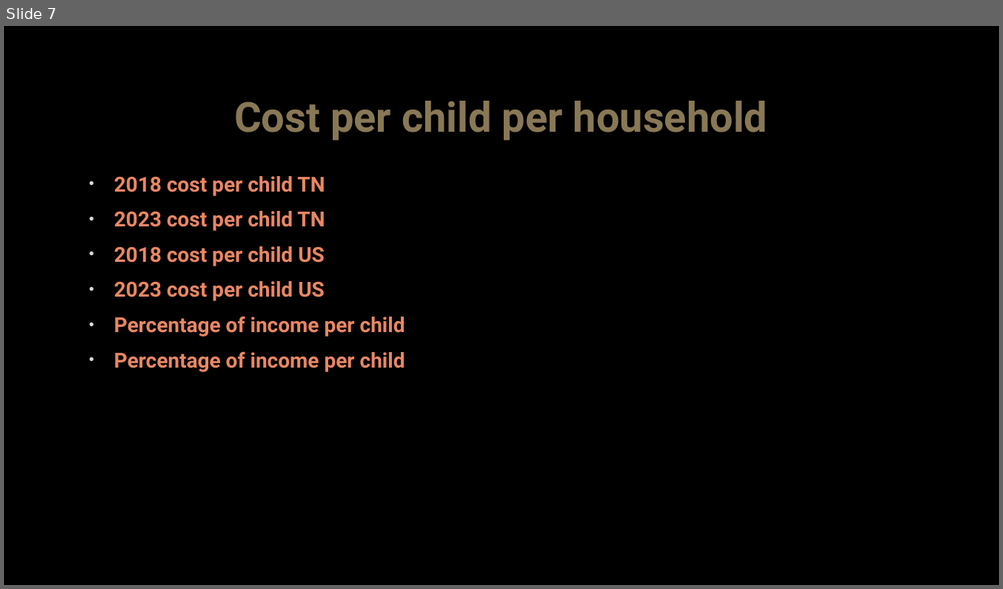
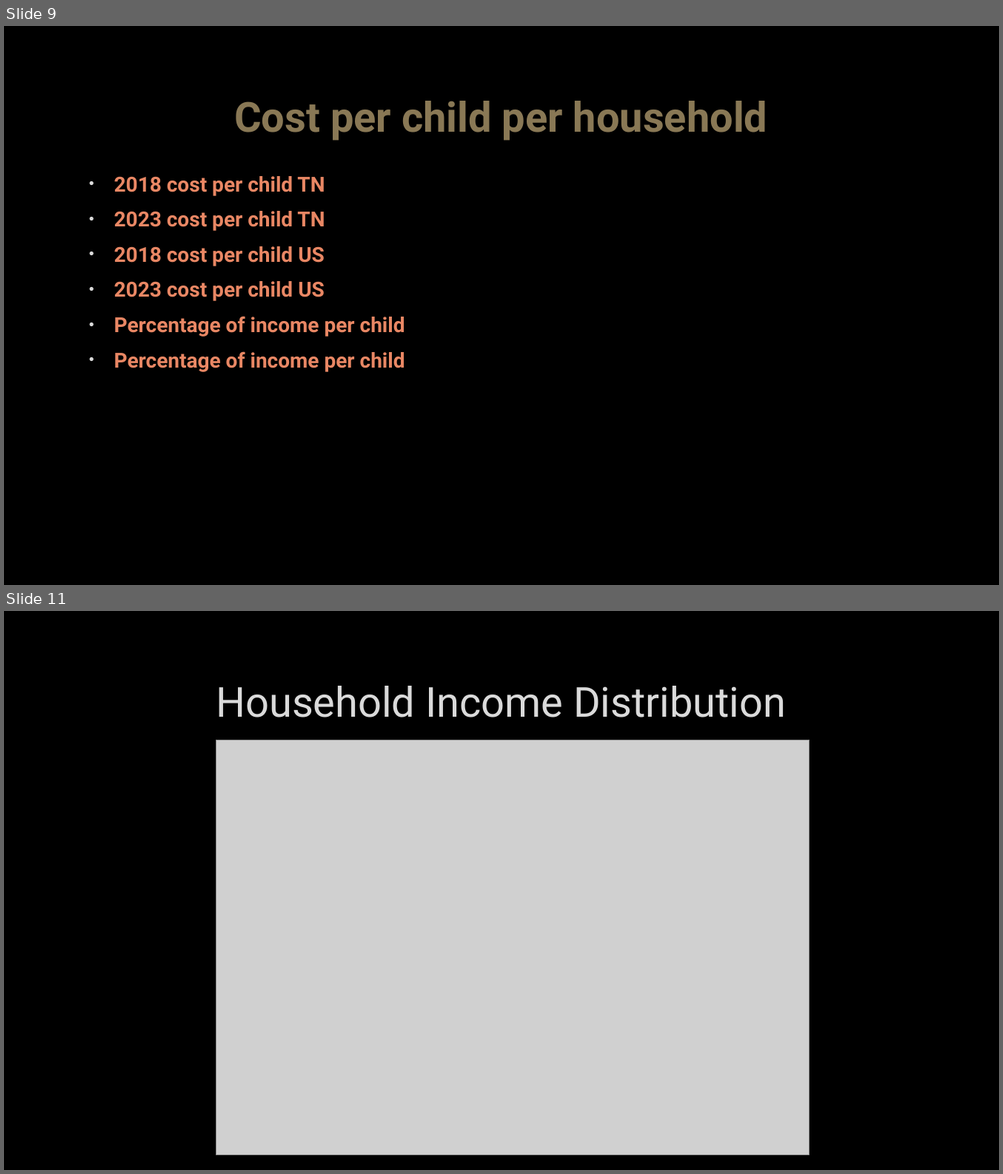
Before and after one commit to Clivesay1/Project-1, a slide deck: Project_1 Slidedeck.pptx. Shown one above the other, each under a label of ours: slide 7 before the commit, slides 9 and 11 after it; the slides between them are not shown. The pictures are 1003x589 and 1003x1174 pixels, drawn with LibreOffice and Linux fonts; fonts in the diff are those of the drawing; grey boxes stand for pictures; background and template pictures are left out. Boxes give left, top, right and bottom in pixels: in the first picture for what was removed or moved away, otherwise in the second. Text is boxed around its words. In the diff, an @@ line names an element or a change of style, - is before the commit and + after.

```diff
--- a/Project_1 Slidedeck.pptx
+++ b/Project_1 Slidedeck.pptx
@@ slide 11 added at [4,611,999,1170], background picture (left out) @@
@@ title added at [216,686,785,718], 40 pt, text #DADADA @@
+Household Income Distribution
@@ picture added at [216,740,809,1156] @@
@@ what was slide 7 is now slide 9 @@
```
Also in this commit, not shown: 4 slides changed, 6 other slides added, 4 slides removed, 7 other files.
